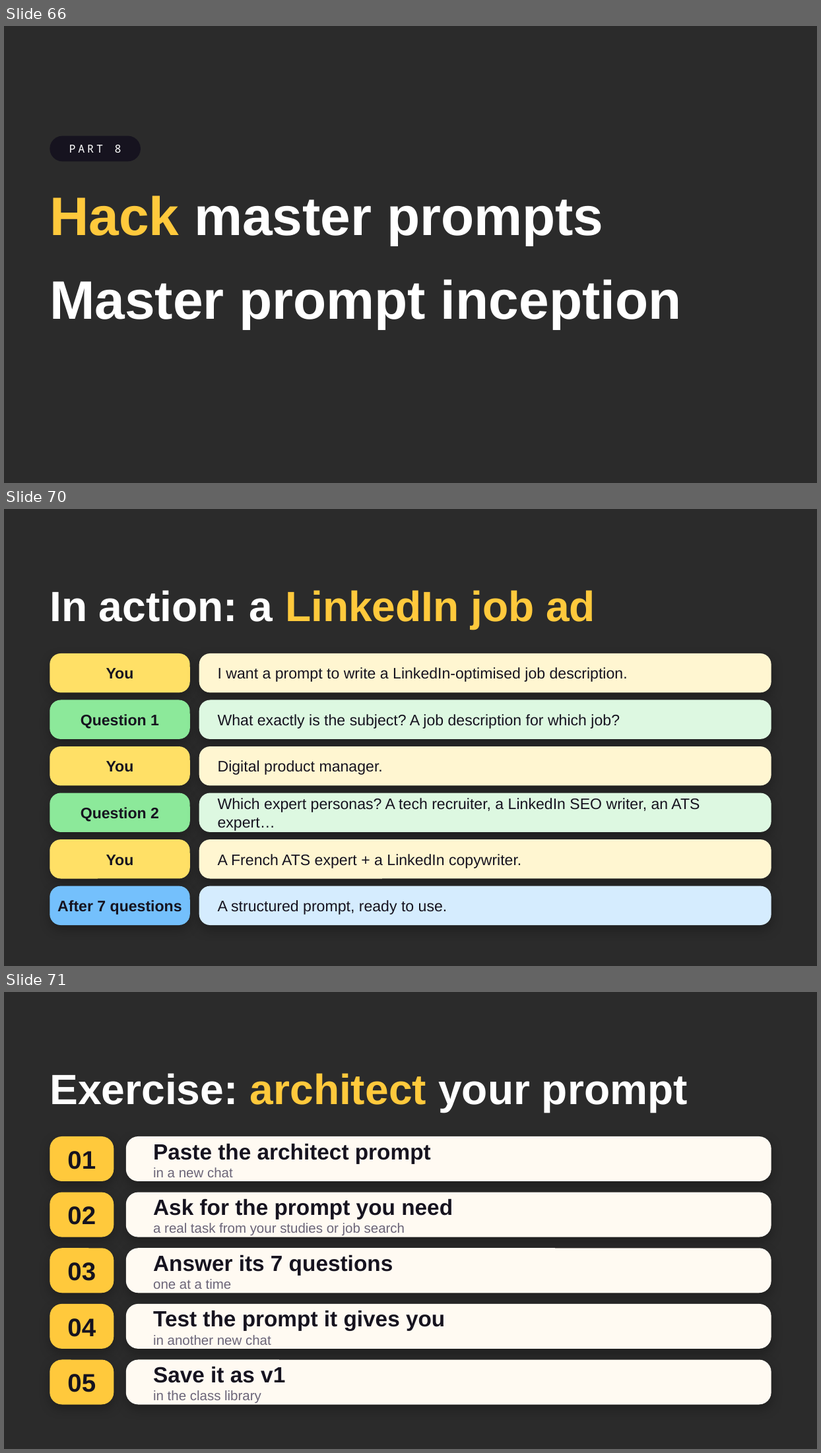
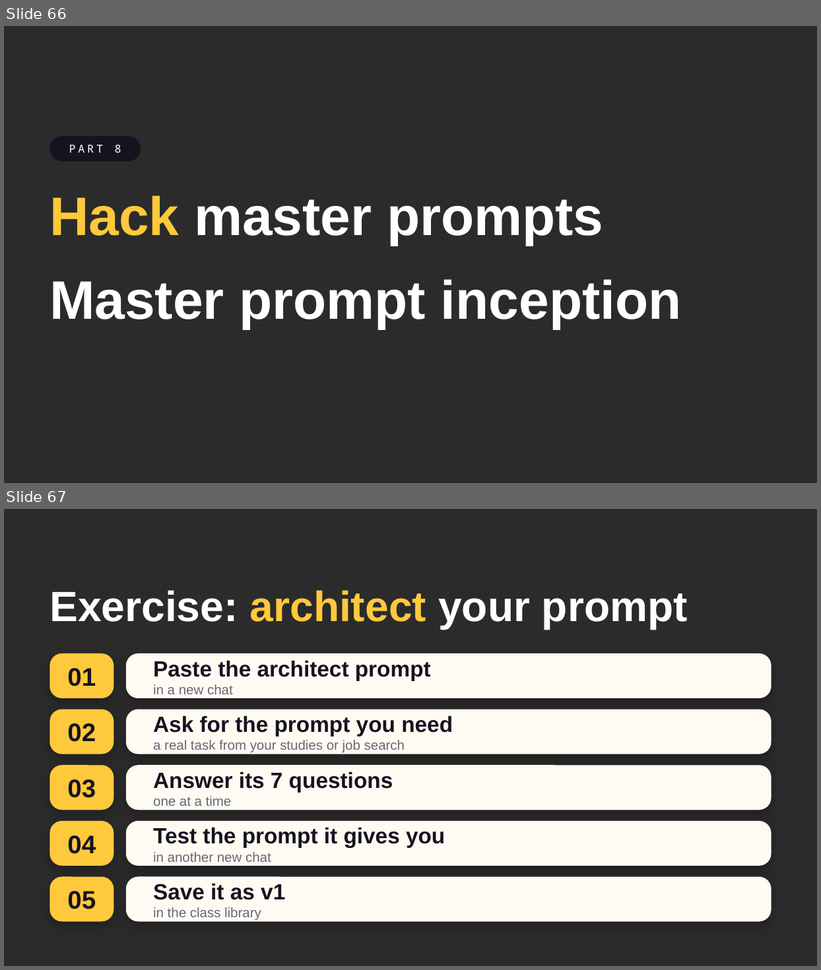
Before and after one commit to ffouladgar-ux/motion-graphics, a slide deck: courses/uca-ai/day2/UCA_AI_Day2.pptx. Shown one above the other, each under a label of ours: slides 66, 70 and 71 before the commit, slides 66 and 67 after it; the slides between them are not shown. The pictures are 821x1453 and 821x970 pixels, drawn with LibreOffice and Linux fonts; fonts in the diff are those of the drawing; background and template pictures are left out; a plain dark background stands for a picture behind light text. Boxes give left, top, right and bottom in pixels: in the first picture for what was removed or moved away, otherwise in the second. Text is boxed around its words. In the diff, an @@ line names an element or a change of style, - is before the commit and + after.

```diff
--- a/courses/uca-ai/day2/UCA_AI_Day2.pptx
+++ b/courses/uca-ai/day2/UCA_AI_Day2.pptx
@@ slide 70 removed at box(4, 509, 817, 966), background picture (left out) @@
@@ title removed at box(50, 590, 595, 629) @@
-In action: a LinkedIn job ad
@@ rounded rectangle removed at box(50, 654, 190, 692) @@
-You
@@ rounded rectangle removed at box(199, 654, 772, 692) @@
-I want a prompt to write a LinkedIn-optimised job description.
@@ rounded rectangle removed at box(50, 700, 190, 739) @@
-Question 1
@@ rounded rectangle removed at box(199, 700, 772, 739) @@
-What exactly is the subject? A job description for which job?
@@ rounded rectangle removed at box(50, 747, 190, 786) @@
-You
@@ rounded rectangle removed at box(199, 747, 772, 786) @@
-Digital product manager.
@@ rounded rectangle removed at box(50, 793, 190, 832) @@
-Question 2
@@ rounded rectangle removed at box(199, 793, 772, 832) @@
-Which expert personas? A tech recruiter, a LinkedIn SEO writer, an ATS expert…
@@ rounded rectangle removed at box(50, 840, 190, 879) @@
-You
@@ rounded rectangle removed at box(199, 840, 772, 879) @@
-A French ATS expert + a LinkedIn copywriter.
@@ rounded rectangle removed at box(50, 887, 190, 925) @@
-After 7 questions
@@ rounded rectangle removed at box(199, 887, 772, 925) @@
-A structured prompt, ready to use.
@@ what was slide 71 is now slide 67 @@
```
Also in this commit, not shown: 1 slide changed, 3 other slides removed, 2 other files.
